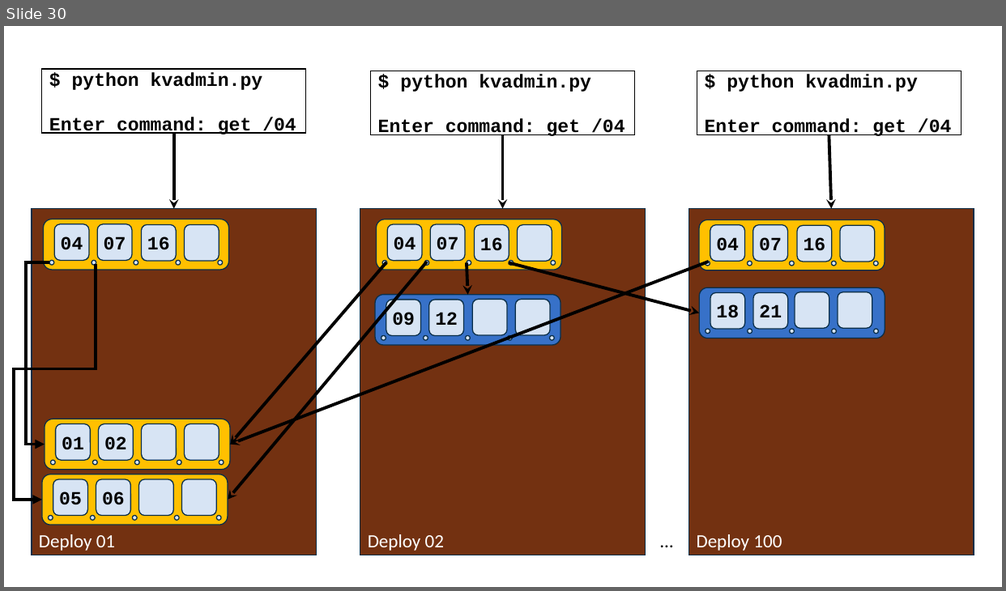
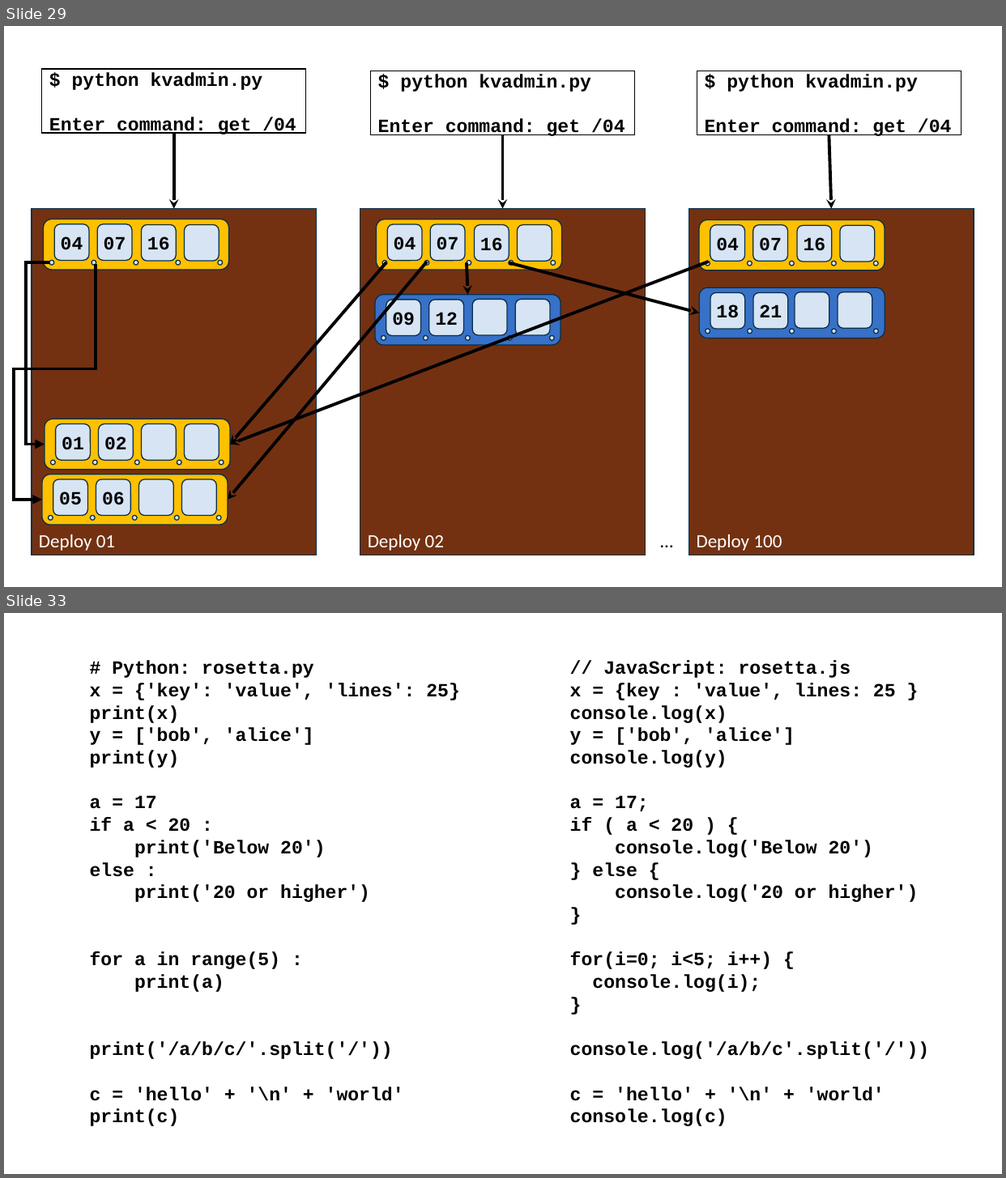
Before and after one commit to csev/pg4e, a slide deck: lectures/07-DenoKV.pptx. Shown one above the other, each under a label of ours: slide 30 before the commit, slides 29 and 33 after it; the slides between them are not shown. The pictures are 1006x591 and 1006x1178 pixels, drawn with LibreOffice and Linux fonts; fonts in the diff are those of the drawing. Boxes give left, top, right and bottom in pixels: in the first picture for what was removed or moved away, otherwise in the second. Text is boxed around its words. In the diff, an @@ line names an element or a change of style, - is before the commit and + after.

```diff
--- a/lectures/07-DenoKV.pptx
+++ b/lectures/07-DenoKV.pptx
@@ slide 33 added at bbox=[4, 613, 1002, 1174], background #FFFFFF @@
@@ text added at bbox=[90, 660, 460, 1127], 18 pt, text #000000, bold @@
+# Python: rosetta.py
+x = {'key': 'value', 'lines': 25}
+print(x)
+y = ['bob', 'alice']
+print(y)
+a = 17
+if a < 20 :
+print('Below 20')
+else :
+print('20 or higher')
+for a in range(5) :
+print(a)
+print('/a/b/c/'.split('/'))
+c = 'hello' + '\n' + 'world'
+print(c)
@@ text added at bbox=[570, 660, 930, 1127], 18 pt, text #000000, bold @@
+// JavaScript: rosetta.js
+x = {key : 'value', lines: 25 }
+console.log(x)
+y = ['bob', 'alice']
+console.log(y)
+a = 17;
+if ( a < 20 ) {
+console.log('Below 20')
+} else {
+console.log('20 or higher')
+}
+for(i=0; i<5; i++) {
+console.log(i);
+}
+console.log('/a/b/c'.split('/'))
+c = 'hello' + '\n' + 'world'
+console.log(c)
@@ what was slide 30 is now slide 29 @@
```
Also in this commit, not shown: 3 slides changed, 8 other slides added, 1 slide removed, 3 other files.
